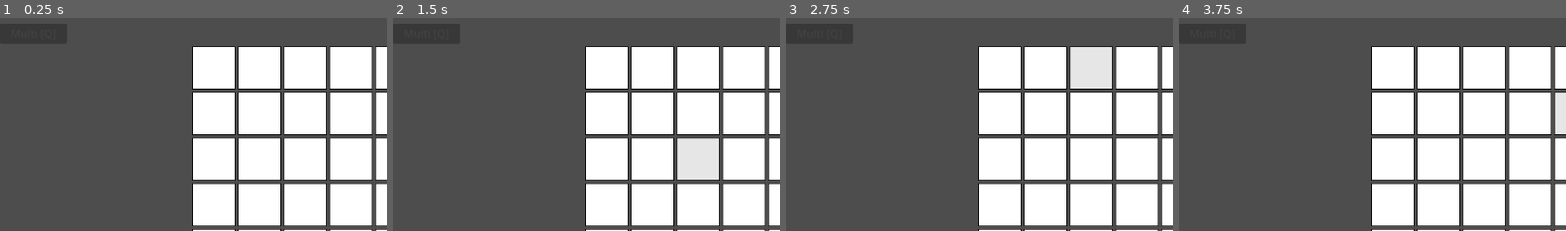
Above: before the commit, frames 1-4 (left to right).
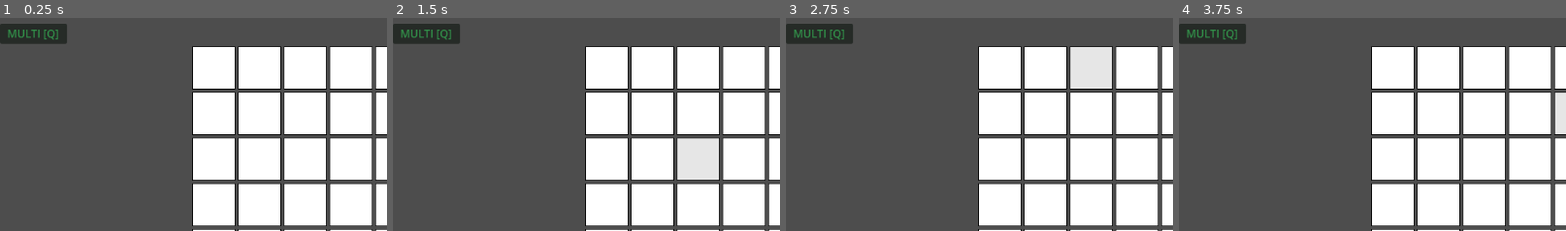
Above: after the commit, the same moments.

Repository: rcmilan/godot-scrabblerabble
Game: Godot game, scene res://scenes/Main.tscn
The game is run twice, just before and just after one commit, with the same random seed, the same clock (stepped at 60 frames per second) and the same inputs.
Inputs (mouse positions are % of the whole screen's width and height, from its top left):
- Up to frame 1 (0.25 s): no input
- Up to frame 2 (1.5 s): tap Enter (ui_accept) at 0.5, 1.25 s; drag from (29, 12) to (60, 27) at 0.52 s; drag from (35, 12) to (45, 69) at 1.27 s
- Up to frame 3 (2.75 s): tap Enter (ui_accept) at 2 s; move the mouse to (41, 12) at 2.02 s; hold D from 2.03 s (still down); hold Q (toggle_multi_select) from 2.03 s (still down); click (41, 12) at 2.17 s; tap Z (discard_tiles) at 2.3 s
- Up to frame 4 (3.75 s): release D at 2.75 s; release Q (toggle_multi_select) at 2.75 s; tap Enter (ui_accept) at 2.75, 3.5 s; drag from (47, 12) to (20, 34) at 2.77 s; drag from (53, 12) to (55, 49) at 3.52 s
The pictures show only the part of the screen within x 2-52%, y 0-50%; the shares and areas given below are measured in that part.

The runs differ from the first frame. In frame 1, 0.3% of the frame differs, in the area x 2-16%, y 5-10%; in frame 2, 0.3%; in frame 3, 0.3%; in frame 4, 0.3%.

Commit message:
feat: implement glide animation for tile transitions and update discard handling

Diff:
--- a/autoload/selection_manager.gd
+++ b/autoload/selection_manager.gd
@@ -16,7 +16,7 @@
 # STATE
 # =============================================================================
 
-var mode: SelectionMode = SelectionMode.SINGLE
+var mode: SelectionMode = SelectionMode.MULTI
 var _selected_tiles: Array[Tile] = []  # Ordered by selection time
 
 # =============================================================================
--- a/autoload/tile_animator.gd
+++ b/autoload/tile_animator.gd
@@ -23,7 +23,7 @@
 # =============================================================================
 
 var _draw_animation: DrawTileAnimation = null
-var _return_animation: ReturnToHandAnimation = null
+var _glide_animation: GlideTileAnimation = null
 var _shake_animation: ShakeTileAnimation = null
 var _stomp_animation: StompTileAnimation = null
 
@@ -72,8 +72,8 @@
 	if tile == null or hand == null:
 		return
 
-	_ensure_return_resources()
-	_return_executor.execute_single(tile, hand, cell, _return_animation)
+	_ensure_glide_resources()
+	_return_executor.execute_single(tile, hand, cell, _glide_animation)
 
 
 ## Plays a shake animation on a tile to indicate an illegal action.
@@ -99,8 +99,20 @@
 	if tiles.is_empty() or hand == null:
 		return
 
-	_ensure_return_resources()
-	_return_executor.execute_cancel_batch(tiles, hand, _return_animation)
+	_ensure_glide_resources()
+	_return_executor.execute_cancel_batch(tiles, hand, _glide_animation)
+
+
+## Animates tiles moving from hand to discard pile.
+## Tiles glide to the discard pile position, then the discard callback is invoked.
+func animate_discard_batch(tiles: Array[Tile], target_position: Vector2, on_complete: Callable) -> void:
+	if tiles.is_empty():
+		if on_complete.is_valid():
+			on_complete.call()
+		return
+
+	_ensure_glide_resources()
+	_return_executor.execute_discard_batch(tiles, target_position, _glide_animation, on_complete)
 
 
 ## Returns true if any animations are currently playing.
@@ -134,9 +146,9 @@
 		_batch_executor = BatchAnimationExecutor.new(_context)
 
 
-func _ensure_return_resources() -> void:
-	if _return_animation == null:
-		_return_animation = ReturnToHandAnimation.new()
+func _ensure_glide_resources() -> void:
+	if _glide_animation == null:
+		_glide_animation = GlideTileAnimation.new()
 	if _return_executor == null:
 		_return_executor = ReturnAnimationExecutor.new(_context)
 
--- a/scenes/ui/discard_pile.gd
+++ b/scenes/ui/discard_pile.gd
@@ -5,6 +5,7 @@
 ## Future: will support peeking to see discarded tiles.
 
 signal tiles_dropped(tiles: Array)
+signal discard_clicked  # Emitted when pile is clicked with selected tiles
 signal peek_requested
 
 # Visual state
@@ -47,12 +48,16 @@
 
 
 func _input(event: InputEvent) -> void:
-	# Handle click for peeking (future feature)
 	if event is InputEventMouseButton:
 		var mouse_event: InputEventMouseButton = event
 		if mouse_event.button_index == MOUSE_BUTTON_LEFT and mouse_event.pressed:
-			if _is_mouse_over_pile() and not _is_drag_hovering:
-				peek_requested.emit()
+			if _is_mouse_over_pile() and not _is_drag_active:
+				# If tiles are selected, emit discard_clicked
+				if SelectionManager.has_selection():
+					discard_clicked.emit()
+				else:
+					# No selection - peek at discard pile (future feature)
+					peek_requested.emit()
 
 
 func _on_discard_count_changed(count: int) -> void:
--- a/scripts/animation/executors/return_animation_executor.gd
+++ b/scripts/animation/executors/return_animation_executor.gd
@@ -1,8 +1,8 @@
 extends AnimationExecutor
 class_name ReturnAnimationExecutor
 
-## Executes return-to-hand animations.
-## Handles both single tile returns from board and batch cancel animations.
+## Executes glide animations for tile transitions.
+## Handles return-to-hand, cancel, and discard animations.
 
 
 ## Animates a single tile returning from board to hand.
@@ -145,3 +145,100 @@
 	tween.finished.connect(
 		_create_batch_completion_callback(tile, tiles, strategy, completed_count_ref, total_tiles)
 	)
+
+
+## Animates tiles moving to discard pile and calls callback when complete.
+func execute_discard_batch(
+	tiles: Array[Tile],
+	target_global_pos: Vector2,
+	strategy: TileAnimationStrategy,
+	on_complete: Callable
+) -> void:
+	_context.is_animating = true
+	_context.emit_animation_started(tiles)
+
+	var total_tiles: int = tiles.size()
+	var completed_count_ref: Array = [0]
+
+	for i in tiles.size():
+		var tile: Tile = tiles[i]
+		if not is_instance_valid(tile):
+			completed_count_ref[0] += 1
+			continue
+
+		var delay: float = i * strategy.stagger_delay
+		_animate_discard_tile(tile, target_global_pos, strategy, delay, tiles, completed_count_ref, total_tiles, on_complete)
+
+	print("[ReturnAnimationExecutor] Started discard animation for %d tiles" % tiles.size())
+
+
+## Animates a single tile to discard pile with shrink effect.
+func _animate_discard_tile(
+	tile: Tile,
+	target_global_pos: Vector2,
+	strategy: TileAnimationStrategy,
+	delay: float,
+	tiles: Array[Tile],
+	completed_count_ref: Array,
+	total_tiles: int,
+	on_complete: Callable
+) -> void:
+	strategy.on_animation_start(tile)
+
+	# Calculate target position in tile's local space
+	var tile_parent: Node = tile.get_parent()
+	var target_local_pos: Vector2 = tile.position
+	if tile_parent and tile_parent.has_method("to_local"):
+		target_local_pos = tile_parent.to_local(target_global_pos)
+	else:
+		# Fallback: estimate based on global offset
+		var offset: Vector2 = target_global_pos - tile.global_position
+		target_local_pos = tile.position + offset
+
+	var tween: Tween = _context.create_tween()
+	tween.set_parallel(true)
+
+	# Position animation - move to discard pile
+	tween.tween_property(tile, "position", target_local_pos, strategy.duration) \
+		.set_ease(Tween.EASE_IN) \
+		.set_trans(Tween.TRANS_QUAD) \
+		.set_delay(delay)
+
+	# Scale animation - shrink as it moves
+	tween.tween_property(tile, "scale", Vector2(0.3, 0.3), strategy.duration) \
+		.set_ease(Tween.EASE_IN) \
+		.set_trans(Tween.TRANS_QUAD) \
+		.set_delay(delay)
+
+	# Fade out
+	tween.tween_property(tile, "modulate:a", 0.0, strategy.duration) \
+		.set_ease(Tween.EASE_IN) \
+		.set_trans(Tween.TRANS_QUAD) \
+		.set_delay(delay)
+
+	_register_tween(tile, tween)
+	tween.finished.connect(
+		_create_discard_completion_callback(tile, tiles, strategy, completed_count_ref, total_tiles, on_complete)
+	)
+
+
+## Creates completion callback for discard animations.
+func _create_discard_completion_callback(
+	tile: Tile,
+	tiles: Array[Tile],
+	strategy: TileAnimationStrategy,
+	completed_count_ref: Array,
+	total_tiles: int,
+	on_complete: Callable
+) -> Callable:
+	return func():
+		strategy.on_animation_complete(tile)
+		_context.emit_single_tile_animated(tile)
+		_unregister_tween(tile)
+		completed_count_ref[0] += 1
+
+		if completed_count_ref[0] >= total_tiles:
+			_context.is_animating = _context.active_tweens.size() > 0
+			_context.emit_animation_completed(tiles)
+			if on_complete.is_valid():
+				on_complete.call()
--- a/scripts/animation/return_to_hand_animation.gd
+++ b/scripts/animation/glide_tile_animation.gd
@@ -1,9 +1,9 @@
 extends TileAnimationStrategy
-class_name ReturnToHandAnimation
+class_name GlideTileAnimation
 
-## Animation strategy for returning tiles from the board to the hand.
-## Tiles smoothly glide from their board position to their hand position
-## with a subtle scale bounce effect.
+## Animation strategy for smooth tile transitions between positions.
+## Used for returning tiles to hand, discarding tiles, and other glide movements.
+## Tiles smoothly glide from source to destination with a subtle bounce effect.
 
 # =============================================================================
 # CONFIGURATION
--- a/scripts/controllers/gameplay_controller.gd
+++ b/scripts/controllers/gameplay_controller.gd
@@ -57,7 +57,7 @@
 		SelectionManager.toggle_mode()
 
 	if event.is_action_pressed("discard_tiles"):
-		_request_discard_confirmation()
+		_request_discard()
 
 
 ## Sets up the controller with required scene references.
@@ -98,10 +98,8 @@
 	# Discard signals
 	if discard_pile:
 		discard_pile.tiles_dropped.connect(_on_discard_pile_tiles_dropped)
+		discard_pile.discard_clicked.connect(_on_discard_pile_clicked)
 		discard_pile.peek_requested.connect(_on_discard_pile_peek_requested)
-	if discard_dialog:
-		discard_dialog.confirmed.connect(_on_discard_confirmed)
-		discard_dialog.cancelled.connect(_on_discard_cancelled)
 
 	# HUD signals
 	if main_hud:
@@ -124,12 +122,10 @@
 	# Discard signals
 	if discard_pile and discard_pile.tiles_dropped.is_connected(_on_discard_pile_tiles_dropped):
 		discard_pile.tiles_dropped.disconnect(_on_discard_pile_tiles_dropped)
+	if discard_pile and discard_pile.discard_clicked.is_connected(_on_discard_pile_clicked):
+		discard_pile.discard_clicked.disconnect(_on_discard_pile_clicked)
 	if discard_pile and discard_pile.peek_requested.is_connected(_on_discard_pile_peek_requested):
 		discard_pile.peek_requested.disconnect(_on_discard_pile_peek_requested)
-	if discard_dialog and discard_dialog.confirmed.is_connected(_on_discard_confirmed):
-		discard_dialog.confirmed.disconnect(_on_discard_confirmed)
-	if discard_dialog and discard_dialog.cancelled.is_connected(_on_discard_cancelled):
-		discard_dialog.cancelled.disconnect(_on_discard_cancelled)
 
 	# HUD signals
 	if main_hud and main_hud.play_requested.is_connected(_on_play_requested):
@@ -517,8 +513,7 @@
 		return
 
 	DragManager.restore_tiles_to_parents()
-	discard_dialog.show_confirmation(hand_tiles.size())
-	print("[Gameplay] Dropped %d tiles on discard pile, awaiting confirmation" % hand_tiles.size())
+	_discard_tiles_animated(hand_tiles)
 
 
 # =============================================================================
@@ -579,7 +574,8 @@
 # DISCARD HANDLERS
 # =============================================================================
 
-func _request_discard_confirmation() -> void:
+## Discards selected hand tiles directly (no confirmation).
+func _request_discard() -> void:
 	var selected_tiles: Array[Tile] = SelectionManager.get_selected_tiles()
 
 	var hand_tiles: Array[Tile] = []
@@ -591,29 +587,11 @@
 		print("[Gameplay] No hand tiles selected to discard")
 		return
 
-	discard_dialog.show_confirmation(hand_tiles.size())
-	EventBus.discard_confirmation_requested.emit(hand_tiles.size())
-
-
-func _on_discard_confirmed() -> void:
-	var selected_tiles: Array[Tile] = SelectionManager.get_selected_tiles()
-
-	var hand_tiles: Array[Tile] = []
-	for tile in selected_tiles:
-		if tile.location == Tile.TileLocation.IN_HAND:
-			hand_tiles.append(tile)
-
-	if hand_tiles.is_empty():
-		return
-
-	_discard_tiles(hand_tiles)
-	EventBus.discard_confirmed.emit()
-	print("[Gameplay] Discard confirmed: %d tiles" % hand_tiles.size())
-
-
-func _on_discard_cancelled() -> void:
-	EventBus.discard_cancelled.emit()
-	print("[Gameplay] Discard cancelled, selection preserved")
+	_discard_tiles_animated(hand_tiles)
+
+
+func _on_discard_pile_clicked() -> void:
+	_request_discard()
 
 
 func _on_discard_pile_tiles_dropped(tiles: Array) -> void:
@@ -625,7 +603,7 @@
 	if hand_tiles.is_empty():
 		return
 
-	discard_dialog.show_confirmation(hand_tiles.size())
+	_discard_tiles_animated(hand_tiles)
 
 
 func _on_discard_pile_peek_requested() -> void:
@@ -633,16 +611,43 @@
 	print("[Gameplay] Peek requested - Discard pile has %d tiles" % pile.size())
 
 
-func _discard_tiles(tiles: Array[Tile]) -> void:
+## Animates tiles to discard pile, then discards them.
+func _discard_tiles_animated(tiles: Array[Tile]) -> void:
+	if tiles.is_empty():
+		return
+
 	SelectionManager.deselect_all()
 
+	# Get discard pile center position for animation target
+	var target_pos: Vector2 = _get_discard_pile_center()
+
+	# Animate tiles to discard pile, then actually discard
+	TileAnimator.animate_discard_batch(tiles, target_pos, func():
+		_complete_discard(tiles)
+	)
+
+	print("[Gameplay] Animating %d tiles to discard pile" % tiles.size())
+
+
+## Completes the discard after animation finishes.
+func _complete_discard(tiles: Array[Tile]) -> void:
 	for tile in tiles:
+		# Reset visual state before discarding
+		tile.scale = Vector2.ONE
+		tile.modulate = Color.WHITE
 		HandManager.discard_tile(tile)
 
 	var refilled: int = HandManager.refill_hand()
 	print("[Gameplay] Discarded %d tiles, refilled %d" % [tiles.size(), refilled])
 
 	_update_interaction_state()
+
+
+## Gets the center position of the discard pile for animation targeting.
+func _get_discard_pile_center() -> Vector2:
+	if discard_pile:
+		return discard_pile.global_position + (discard_pile.size / 2.0)
+	return Vector2.ZERO
 
 
 # =============================================================================
Not shown, added: scripts/animation/glide_tile_animation.gd.uid
Not shown, removed: scripts/animation/return_to_hand_animation.gd.uid
Not shown, changed: .github/copilot-instructions.md
Not shown, changed: autoload/AGENT.md
Not shown, changed: scripts/AGENT.md
Not shown, changed: scripts/animation/AGENT.md
